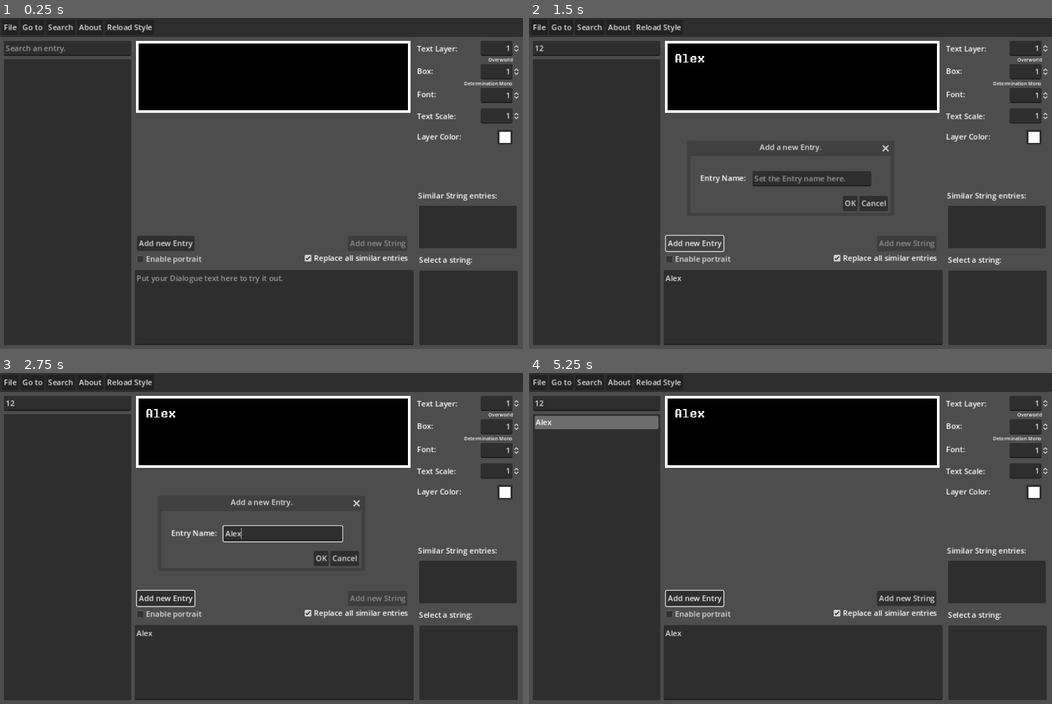
Above: before the commit, frames 1-4 (two rows, left to right).
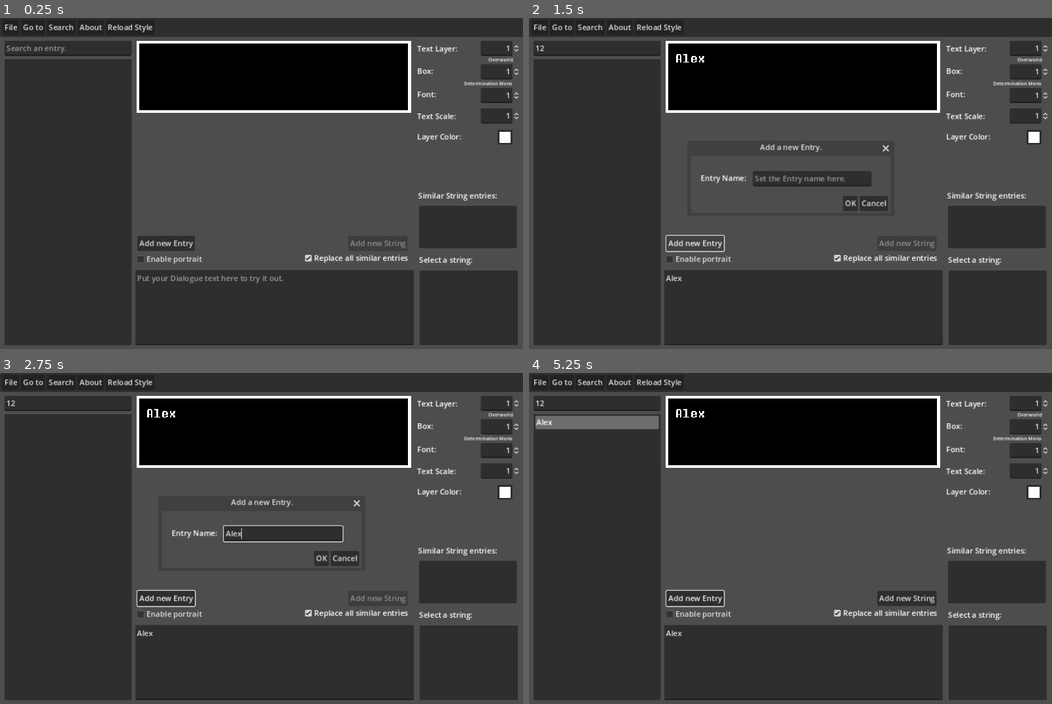
Above: after the commit, the same moments.

Repository: ryi3r/DialogueHelper
Game: Godot game, scene res://Main.tscn
Same seed, same stepped clock (60 frames per second), same inputs: the game is played once before the commit and once after it.
Inputs (mouse positions are in pixels of both pictures, inside the frame that each line leads up to):
- Up to frame 1 (0.25 s): no input
- Up to frame 2 (1.5 s): click (800, 309) at 0.52 s; type "Alex" at 0.6 s; click (596, 47) at 0.75 s; type "12" at 0.83 s; click "Add new Entry" at 1.25 s
- Up to frame 3 (2.75 s): click (282, 535) at 2.02 s; type "Alex" at 2.1 s
- Up to frame 4 (5.25 s): click "Add new Entry" at 2.75 s; click "Go to" at 3.5 s; click "Go to" at 4.25 s; click "OK" at 5 s

The runs differ from the first frame. In frame 1, 1.0% of the frame differs, in the area x 0-92%, y 0-99%; in frame 2, 1.1%; in frame 3, 1.1%; in frame 4, 0.9%.

Commit message:
Change how resizing the window works

Diff:
--- a/Main.tscn
+++ b/Main.tscn
@@ -9,9 +9,6 @@
 offset_right = 1100.0
 offset_bottom = 700.0
 script = ExtResource("1_4lgbp")
-
-[node name="CenterView" type="Camera2D" parent="."]
-position = Vector2(550, 350)
 
 [node name="Box" parent="." instance=ExtResource("2_71puv")]
 layout_mode = 0
--- a/project.godot
+++ b/project.godot
@@ -37,7 +37,6 @@
 window/size/viewport_height=700
 window/subwindows/embed_subwindows=false
 window/stretch/mode="canvas_items"
-window/stretch/aspect="expand"
 
 [dotnet]
 
